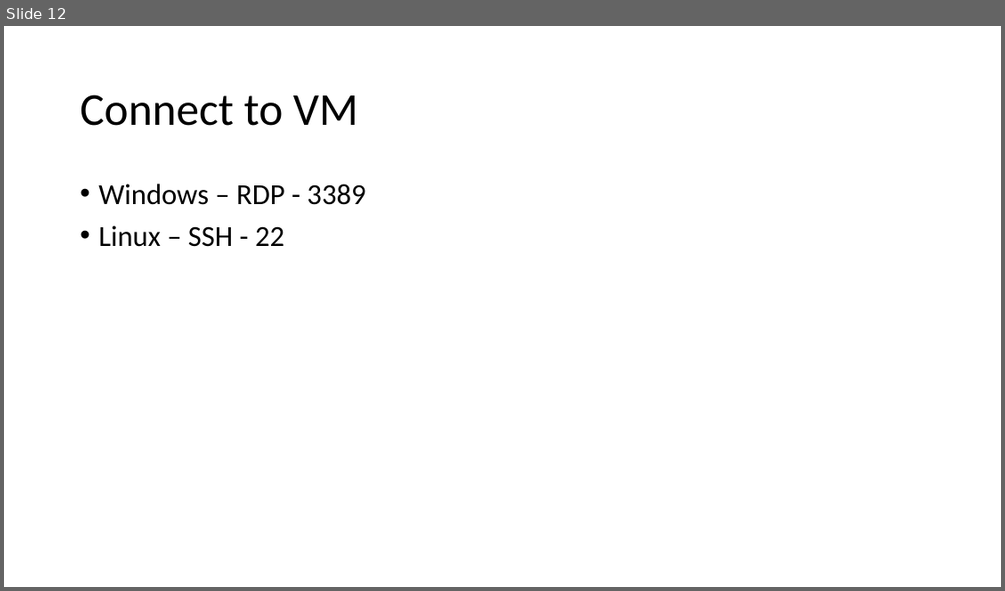
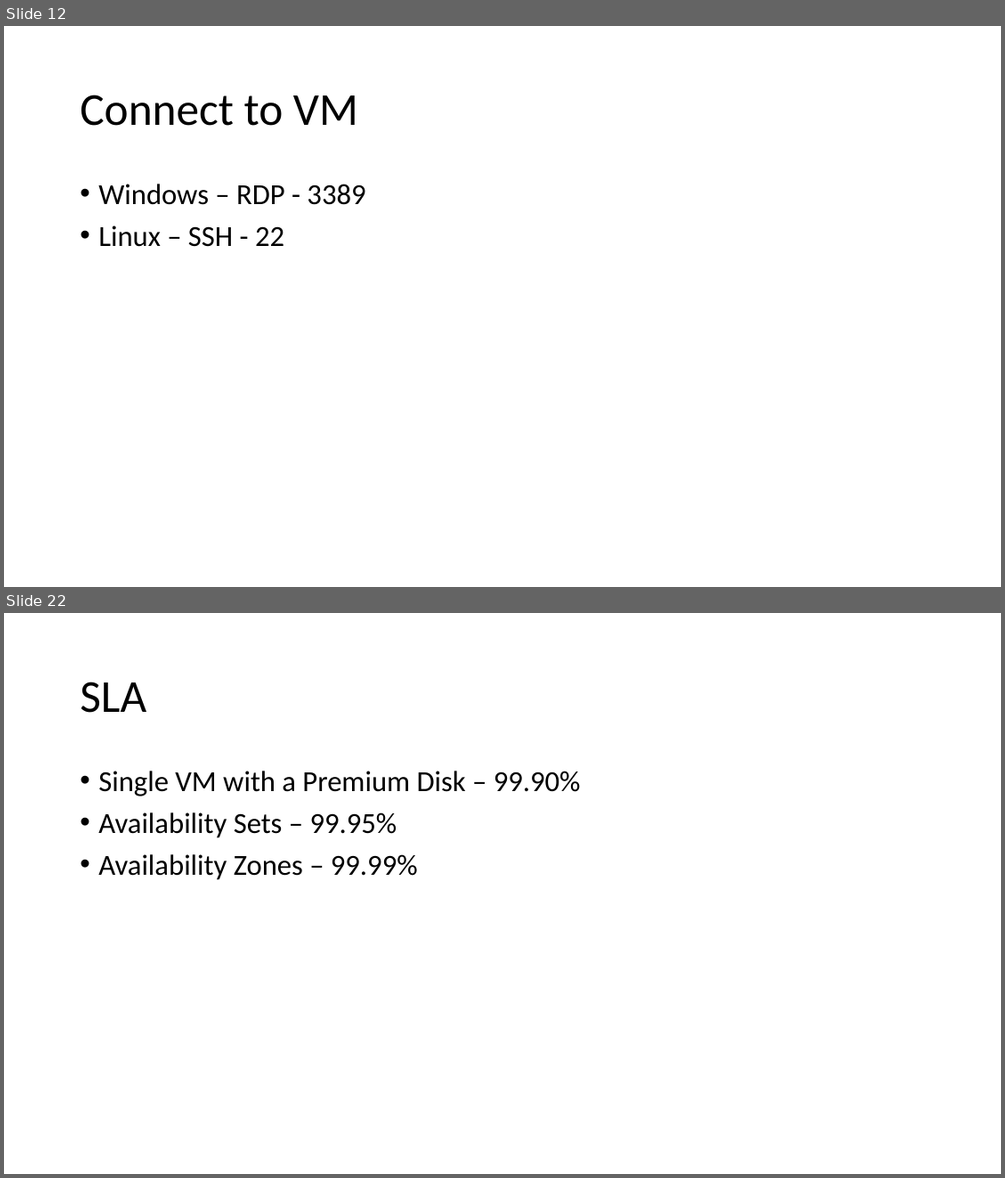
Before and after one commit to Anwarthajudeen/09Sep-AZ104, a slide deck: Azure Virtual Machines.pptx. Shown one above the other, each under a label of ours: slide 12 before the commit, slides 12 and 22 after it; the slides between them are not shown. The pictures are 1005x591 and 1005x1178 pixels, drawn with LibreOffice and Linux fonts; fonts in the diff are those of the drawing. Boxes give left, top, right and bottom in pixels: in the first picture for what was removed or moved away, otherwise in the second. Text is boxed around its words. In the diff, an @@ line names an element or a change of style, - is before the commit and + after.

```diff
--- a/Azure Virtual Machines.pptx
+++ b/Azure Virtual Machines.pptx
@@ slide 22 added at box(4, 613, 1001, 1174), background #FFFFFF @@
@@ title added at box(80, 682, 146, 713), 44 pt, text #000000 @@
+SLA
@@ text added at box(98, 771, 581, 880), 28 pt, text #000000 @@
+• Single VM with a Premium Disk – 99.90%
+• Availability Sets – 99.95%
+• Availability Zones – 99.99%
```
Also in this commit, not shown: 10 other slides added.
